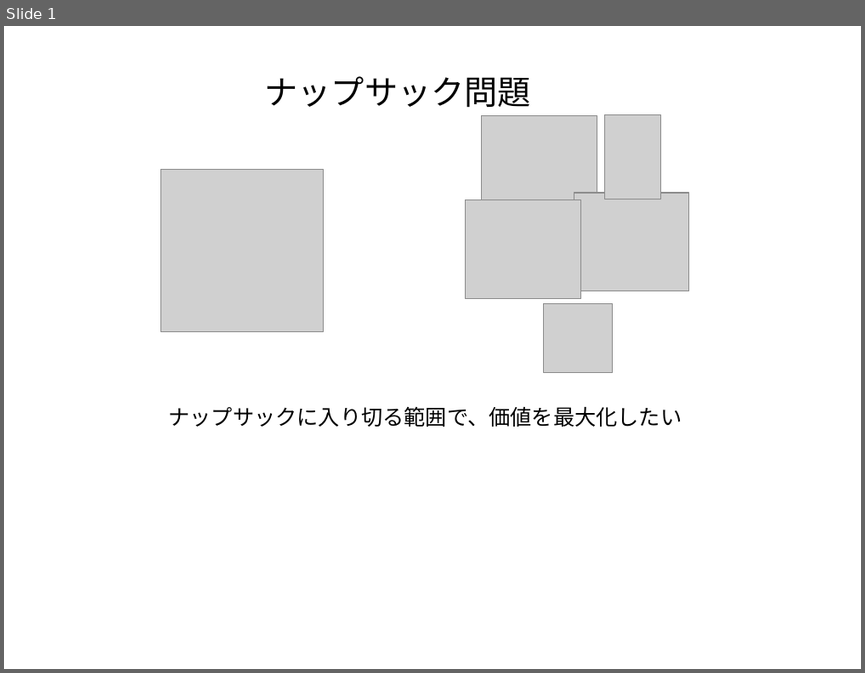
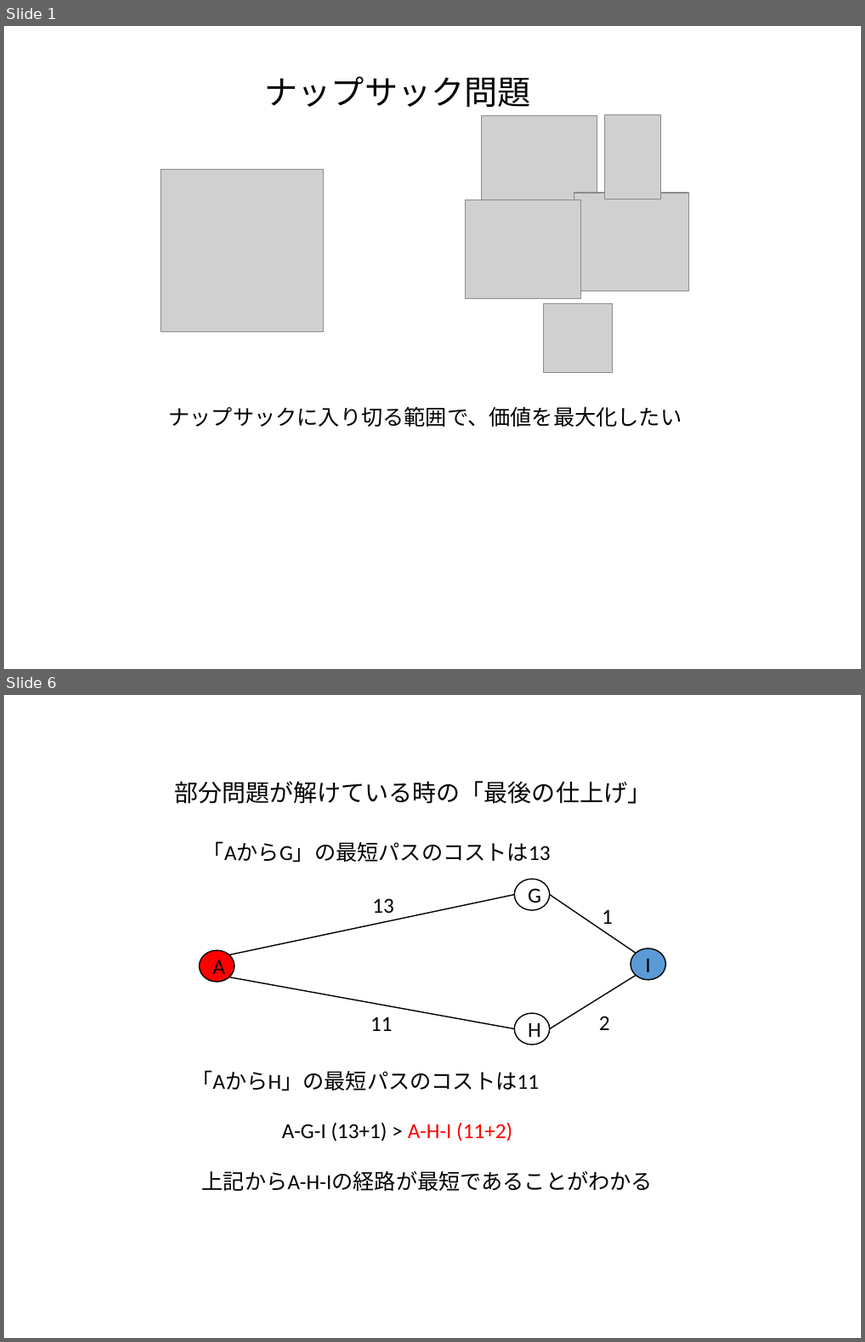
Before and after one commit to kaityo256/python_zero, a slide deck: dp/fig/fig.pptx. Shown one above the other, each under a label of ours: slide 1 before the commit, slides 1 and 6 after it; the slides between them are not shown. The pictures are 865x673 and 865x1342 pixels, drawn with LibreOffice and Linux fonts; fonts in the diff are those of the drawing; grey boxes stand for pictures. Boxes give left, top, right and bottom in pixels: in the first picture for what was removed or moved away, otherwise in the second. Text is boxed around its words. In the diff, an @@ line names an element or a change of style, - is before the commit and + after.

```diff
--- a/dp/fig/fig.pptx
+++ b/dp/fig/fig.pptx
@@ slide 6 added at (4,695,861,1338), background #FFFFFF @@
@@ text added at (174,781,651,804), 20 pt, text #000000 @@
+部分問題が解けている時の「最後の仕上げ」
@@ text added at (203,841,551,862), 18 pt, text #000000 @@
+「AからG」の最短パスのコストは13
@@ line added from (515, 895) to (229, 954), #000000 1 pt @@
@@ text added at (372,898,394,913), 18 pt, text #000000 @@
+13
@@ ellipse added at (515,879,550,910), outline #000000 1 pt, 18 pt, text #000000 @@
+G
@@ line added from (550, 895) to (636, 953), #000000 1 pt @@
@@ text added at (602,909,613,930), 18 pt, text #000000 @@
+1
@@ ellipse added at (630,948,665,981), fill #5B9BD5, outline #000000 1 pt, 18 pt, text #000000 @@
+I
@@ ellipse added at (200,950,234,982), fill #FF0000, outline #000000 1 pt, 18 pt, text #000000 @@
+A
@@ line added from (515, 1028) to (229, 977), #000000 1 pt @@
@@ line added from (550, 1028) to (636, 975), #000000 1 pt @@
@@ text added at (370,1016,392,1031), 18 pt, text #000000 @@
+11
@@ ellipse added at (515,1013,550,1044), fill #FFFFFF, outline #000000 1 pt, 18 pt, text #000000 @@
+H
@@ text added at (599,1015,610,1030), 18 pt, text #000000 @@
+2
@@ text added at (191,1070,539,1091), 18 pt, text #000000 @@
+「AからH」の最短パスのコストは11
@@ text added at (282,1122,512,1141), 18 pt, text #000000 @@
+A-G-I (13+1) > A-H-I (11+2)
@@ text added at (202,1171,653,1191), 18 pt, text #000000 @@
+上記からA-H-Iの経路が最短であることがわかる
```
Also in this commit, not shown: 2 slides changed, 2 other slides added, 5 other files.
